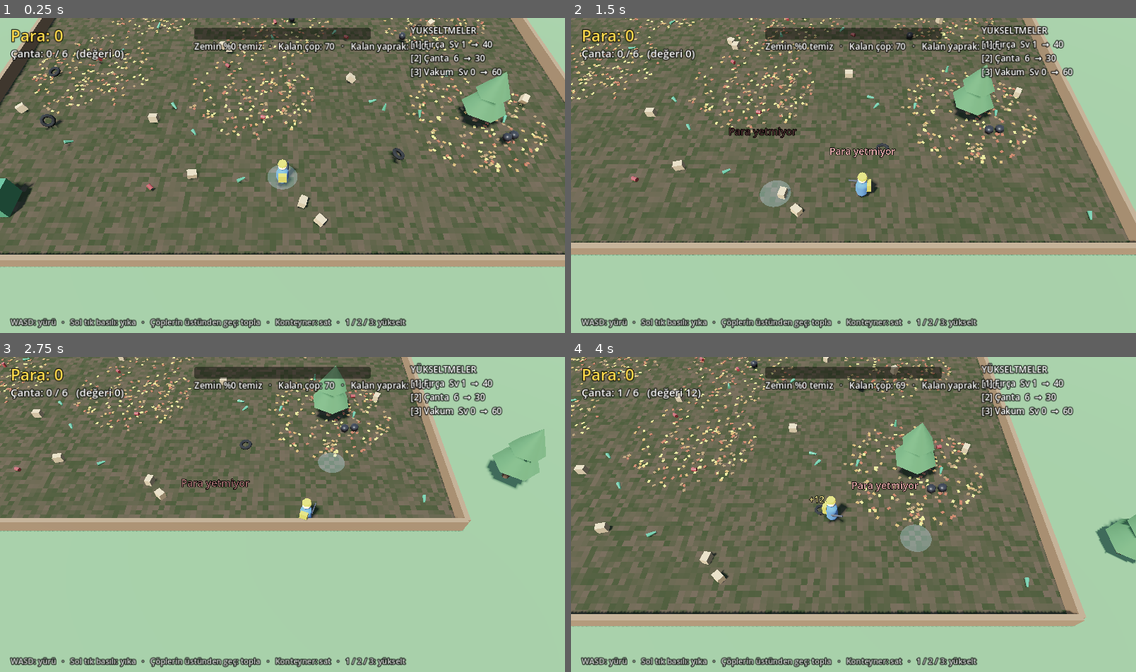
Above: before the commit, frames 1-4 (two rows, left to right).
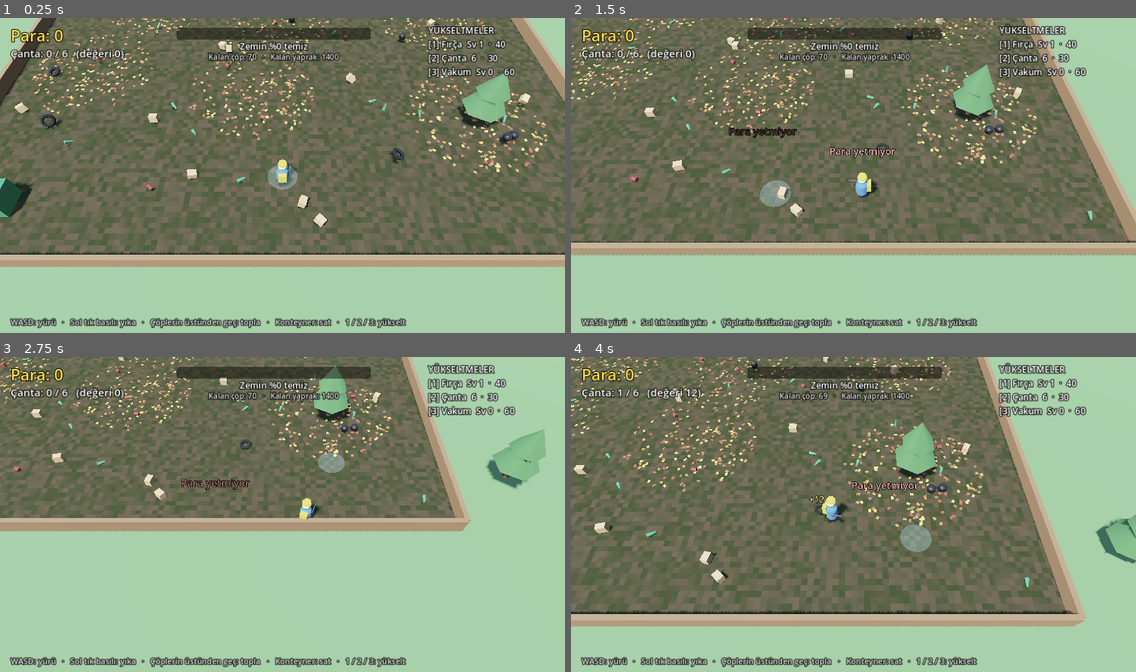
Above: after the commit, the same moments.

Repository: bogacavdar/Junk-to-Shine
Game: Godot game, scene res://main.tscn
Two runs of this game, one before a commit and one after it. Both use one fixed random seed, a clock stepped at 60 frames per second and the inputs below.
Inputs (mouse positions are in pixels of both pictures, inside the frame that each line leads up to):
- Up to frame 1 (0.25 s): no input
- Up to frame 2 (1.5 s): tap Enter at 0.5 s; move the mouse to (977, 159) at 0.52 s; hold D (move_right) 0.53-1.28 s; tap 1 at 0.6 s; click (977, 159) at 0.67 s; move the mouse to (740, 191) at 1.27 s; hold S (move_down) from 1.28 s (still down); tap 2 at 1.35 s
- Up to frame 3 (2.75 s): move the mouse to (339, 445) at 2.02 s; release S (move_down) at 2.03 s; hold D (move_right) from 2.03 s (still down); tap 3 at 2.1 s
- Up to frame 4 (4 s): move the mouse to (825, 580) at 2.77 s; release D (move_right) at 2.78 s; hold W (move_up) 2.78-3.53 s; tap 1 at 2.85 s; click (825, 580) at 2.92 s; move the mouse to (1023, 564) at 3.52 s; hold A (move_left) from 3.53 s (still down); tap 2 at 3.6 s

The runs differ from the first frame. In frame 1, 2.7% of the frame differs, in the area x 31-92%, y 1-20%; in frame 2, 2.8%; in frame 3, 2.9%; in frame 4, 2.8%.

Commit message:
Bitişi %99'a çek, son kırıntıları otomatik temizle, arayüz çakışmasını düzelt
- Alan %95'te bitiyordu, büyük lekeler kalıyordu; artık %99 + kalanlar parıltıyla silinir
- Kalan kir %90'dan sonra belirgin parlar
- Üst bilgi iki satıra bölündü, yükseltme listesiyle çakışmıyor; desteklenmeyen ok karakteri kaldırıldı

Co-Authored-By: Claude Opus 5.5 <noreply@anthropic.com>
Claude-Session: https://claude.ai/code/session_01BTyhiHPd1tC3NJd2rRFT53

Diff:
--- a/scripts/main.gd
+++ b/scripts/main.gd
@@ -12,7 +12,7 @@
 const REACH := 5.0               # aletin oyuncudan en uzak erişimi
 const TRASH_COUNT := 70
 const LEAF_COUNT := 1400
-const COMPLETE_PCT := 95.0
+const COMPLETE_PCT := 99.0       # bu orandan sonra kalan kırıntılar otomatik temizlenir
 const COMPLETE_BONUS := 250
 
 # --- Yükseltme fiyatları (bir sonraki seviyenin fiyatı) ---
@@ -74,6 +74,7 @@
 var money_label: Label
 var bag_label: Label
 var pct_label: Label
+var count_label: Label
 var progress_bar: ProgressBar
 var shop_label: Label
 var info_label: Label
@@ -471,8 +472,8 @@
 	bag_label = _make_label(layer, Vector2(24, 62), 24, Color.WHITE)
 
 	progress_bar = ProgressBar.new()
-	progress_bar.position = Vector2(440, 22)
-	progress_bar.size = Vector2(400, 26)
+	progress_bar.position = Vector2(400, 22)
+	progress_bar.size = Vector2(440, 26)
 	progress_bar.max_value = 100.0
 	progress_bar.show_percentage = false
 	var fill := StyleBoxFlat.new()
@@ -484,11 +485,14 @@
 	progress_bar.add_theme_stylebox_override("fill", fill)
 	progress_bar.add_theme_stylebox_override("background", bg)
 	layer.add_child(progress_bar)
-	pct_label = _make_label(layer, Vector2(440, 50), 20, Color.WHITE)
-	pct_label.size = Vector2(400, 30)
+	pct_label = _make_label(layer, Vector2(400, 50), 20, Color.WHITE)
+	pct_label.size = Vector2(440, 30)
 	pct_label.horizontal_alignment = HORIZONTAL_ALIGNMENT_CENTER
-
-	shop_label = _make_label(layer, Vector2(930, 14), 20, Color.WHITE)
+	count_label = _make_label(layer, Vector2(400, 76), 17, Color(1, 1, 1, 0.85))
+	count_label.size = Vector2(440, 26)
+	count_label.horizontal_alignment = HORIZONTAL_ALIGNMENT_CENTER
+
+	shop_label = _make_label(layer, Vector2(970, 14), 20, Color.WHITE)
 	info_label = _make_label(layer, Vector2(24, 676), 18, Color(1, 1, 1, 0.85))
 	info_label.text = "WASD: yürü   ·   Sol tık basılı: yıka   ·   Çöplerin üstünden geç: topla   ·   Konteyner: sat   ·   1 / 2 / 3: yükselt"
 
@@ -684,17 +688,40 @@
 		_play_blip(coin_stream, 0.8, -4.0)
 		next_milestone += 25
 
-	# %85'ten sonra kalan lekeler hafifçe parlar
-	ground_material.set_shader_parameter("hint", 1.0 if clean_pct >= 85.0 and not completed else 0.0)
+	# %90'dan sonra kalan lekeler belirgin şekilde parlar
+	ground_material.set_shader_parameter("hint", 1.0 if clean_pct >= 90.0 and not completed else 0.0)
 
 	if not completed and clean_pct >= COMPLETE_PCT and trash_bodies.is_empty():
 		completed = true
+		_sweep_leftovers()
 		money += COMPLETE_BONUS
 		banner_label.text = "ALAN TERTEMİZ!  +%d" % COMPLETE_BONUS
 		banner_label.visible = true
 		spray.emitting = false
 		for i in 8:
 			get_tree().create_timer(0.08 * i).timeout.connect(_play_blip.bind(coin_stream, 0.8 + i * 0.1, -4.0))
+
+
+func _sweep_leftovers() -> void:
+	# Son kırıntılar: kalan kir 5 adımda parlayarak silinir, kalan yapraklar kaybolur
+	for i in LEAF_COUNT:
+		if leaf_alive[i] == 1:
+			leaf_alive[i] = 0
+			leaf_mm.multimesh.set_instance_transform(i, Transform3D(Basis().scaled(Vector3.ONE * 0.001), Vector3(0, -2, 0)))
+	leaves_left = 0
+	for step in 5:
+		get_tree().create_timer(0.15 * (step + 1)).timeout.connect(_fade_mask_step.bind(step == 4))
+
+
+func _fade_mask_step(final: bool) -> void:
+	for i in mask_data.size():
+		var v: int = mask_data[i]
+		if v > 0:
+			mask_data[i] = 0 if final else v / 2
+	mask_image.set_data(MASK_RES, MASK_RES, false, Image.FORMAT_L8, mask_data)
+	mask_texture.update(mask_image)
+	if final:
+		clean_pixel_count = dirty_pixel_total
 
 
 # =====================================================================
@@ -770,8 +797,9 @@
 		bag_text += "   ·  DOLU! Konteynere götür"
 	bag_label.text = bag_text
 	progress_bar.value = clean_pct
-	pct_label.text = "Zemin %%%d temiz   ·   Kalan çöp: %d   ·   Kalan yaprak: %d" % [int(clean_pct), trash_bodies.size(), leaves_left]
-	shop_label.text = "YÜKSELTMELER\n[1] Fırça  Sv %d  →  %s\n[2] Çanta  %d  →  %s\n[3] Vakum  Sv %d  →  %s" % [
+	pct_label.text = "Zemin %%%d temiz" % int(clean_pct)
+	count_label.text = "Kalan çöp: %d   ·   Kalan yaprak: %d" % [trash_bodies.size(), leaves_left]
+	shop_label.text = "YÜKSELTMELER\n[1] Fırça  Sv %d  ·  %s\n[2] Çanta  %d  ·  %s\n[3] Vakum  Sv %d  ·  %s" % [
 		brush_level, _price_text(BRUSH_PRICES, brush_level - 1),
 		cap, _price_text(BAG_PRICES, bag_level - 1),
 		vacuum_level, _price_text(VACUUM_PRICES, vacuum_level),
--- a/shaders/dirt.gdshader
+++ b/shaders/dirt.gdshader
@@ -39,5 +39,5 @@
 	ALBEDO = mix(clean, dirt, t);
 	ROUGHNESS = mix(0.3, 1.0, t);
 	SPECULAR = mix(0.65, 0.2, t);
-	EMISSION = vec3(1.0, 0.55, 0.1) * t * hint * (0.5 + 0.5 * sin(TIME * 5.0)) * 0.4;
+	EMISSION = vec3(1.0, 0.55, 0.1) * t * hint * (0.35 + 0.65 * (0.5 + 0.5 * sin(TIME * 4.0))) * 1.1;
 }
